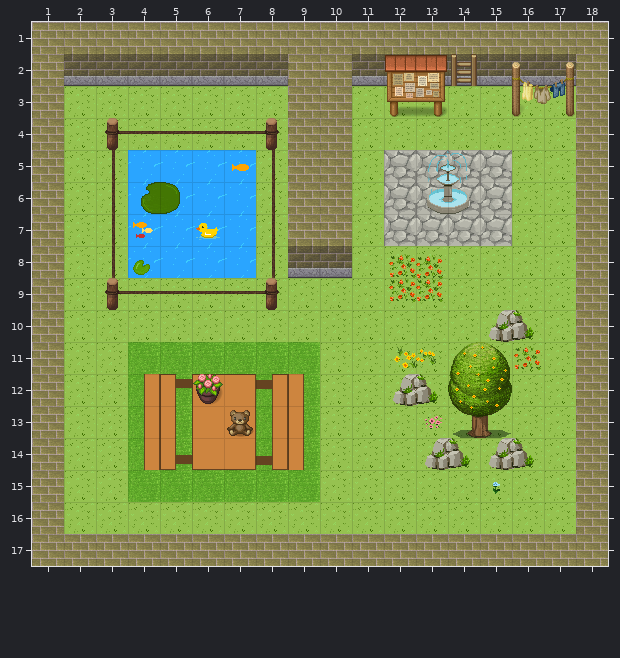
Tiled map (JSON), stored at garden.tmj. Above: the version before the commit.
Cells are 32x32 px. Shown: x 1..18, y 1..17.
Now the later version:
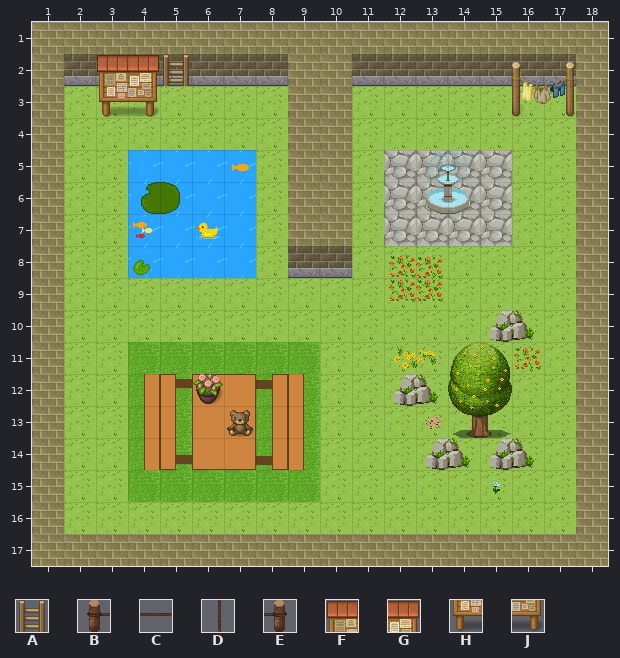
Key: from "Chunk 1": A 6, B 8, C 9, D 9 turned 90, E 10, F 42, G 43, H 46, J 47.
_ is an empty cell.
The exact change:
{"where": "layer \"ladders\""}
{"y":2,"x":5,"old":"_","new":"A"}
{"y":2,"x":14,"old":"A","new":"_"}
{"where": "layer \"Pond and Barrier\""}
{"y":4,"x":3,"old":"BCCCCE","new":"______"}
{"y":5,"x":3,"old":"D","new":"_"}
{"y":5,"x":8,"old":"D","new":"_"}
{"y":6,"x":3,"old":"D","new":"_"}
{"y":6,"x":8,"old":"D","new":"_"}
{"y":7,"x":3,"old":"D","new":"_"}
{"y":7,"x":8,"old":"D","new":"_"}
{"y":8,"x":3,"old":"D","new":"_"}
{"y":8,"x":8,"old":"D","new":"_"}
{"y":9,"x":3,"old":"BCCCCE","new":"______"}
{"where": "layer \"Ground stuff\""}
{"y":2,"x":3,"old":"__","new":"FG"}
{"y":2,"x":12,"old":"FG","new":"__"}
{"y":3,"x":3,"old":"__","new":"HJ"}
{"y":3,"x":12,"old":"HJ","new":"__"}
{"label":"changed","picture_box":[97,54,279,310]}
{"label":"removed","picture_box":[385,54,477,117]}
